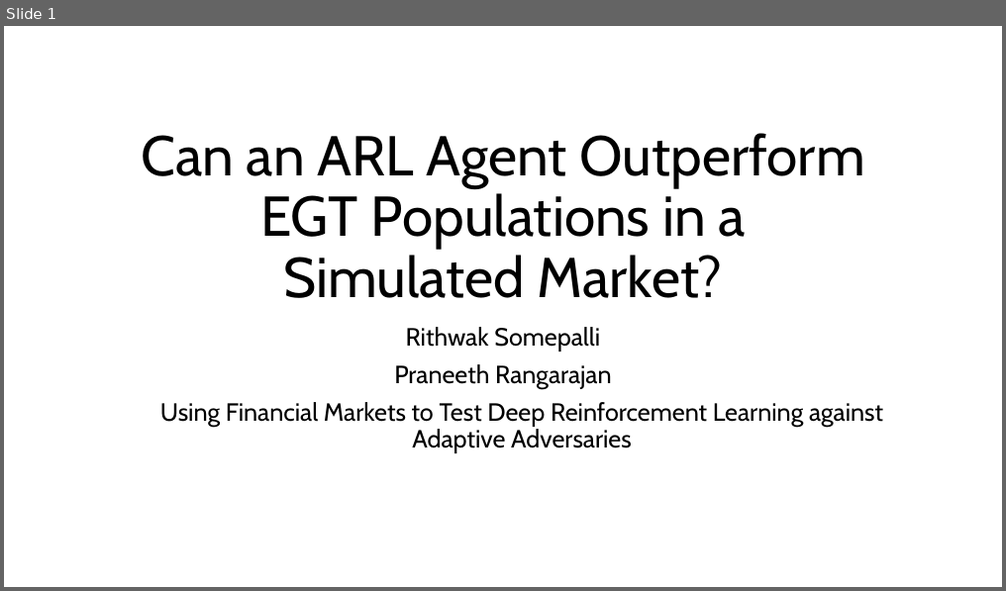
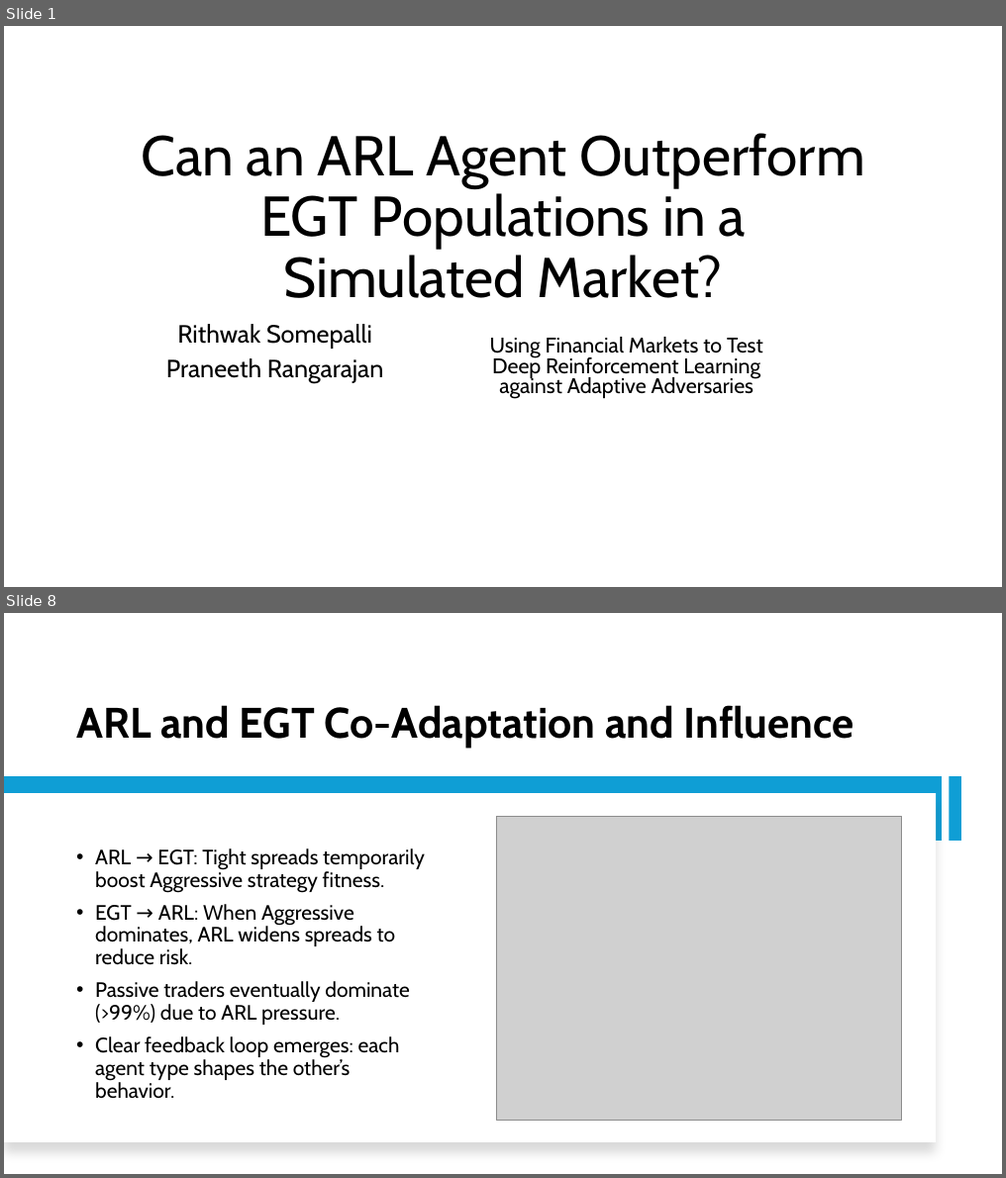
Before and after one commit to Srithwak/Coevolutionary_ARL_vs_EGT_agents_research, a slide deck: presentation.pptx. Shown one above the other, each under a label of ours: slide 1 before the commit, slides 1 and 8 after it; the slides between them are not shown. The pictures are 1006x591 and 1006x1178 pixels, drawn with LibreOffice and Linux fonts; fonts in the diff are those of the drawing; grey boxes stand for pictures. Boxes give left, top, right and bottom in pixels: in the first picture for what was removed or moved away, otherwise in the second. Text is boxed around its words. In the diff, an @@ line names an element or a change of style, - is before the commit and + after.

Commit message:
Pushing initial formatted ppt

```diff
--- a/presentation.pptx
+++ b/presentation.pptx
@@ slide 8 added at (4, 613, 1002, 1174), background #FFFFFF @@
@@ title added at (76, 705, 854, 748), 41 pt, text #000000, bold @@
+ARL and EGT Co-Adaptation and Influence
@@ rectangle added at (4, 777, 943, 841), fill #0F9ED5 @@
@@ rectangle added at (948, 777, 961, 841), fill #0F9ED5 @@
@@ rectangle added at (4, 793, 936, 1143), fill #FFFFFF @@
@@ picture added at (496, 817, 902, 1121) @@
@@ text added at (95, 849, 425, 1098), 20 pt, text #000000 @@
+• ARL → EGT: Tight spreads temporarily boost Aggressive strategy fitness.
+• EGT → ARL: When Aggressive dominates, ARL widens spreads to reduce risk.
+• Passive traders eventually dominate (>99%) due to ARL pressure.
+• Clear feedback loop emerges: each agent type shapes the other’s behavior.
@@ slide 1 changed as well @@
@@ subtitle "Rithwak Somepalli" at (166, 324, 383, 383): line spacing 0.9 to 0.8 @@
@@ text "Using Financial Markets to Test ...": place and size @@
-text "Using Financial Markets to Test ..." at (160, 402, 883, 454)
+text "Using Financial Markets to Test ..." at (490, 337, 763, 399)
@@ text "Using Financial Markets to Test ..." at (490, 337, 763, 399): size 24 to 20.4 pt; line spacing 0.9 to 0.8 @@
```
Also in this commit, not shown: 5 other slides changed, 9 other slides added, 9 slides removed.
